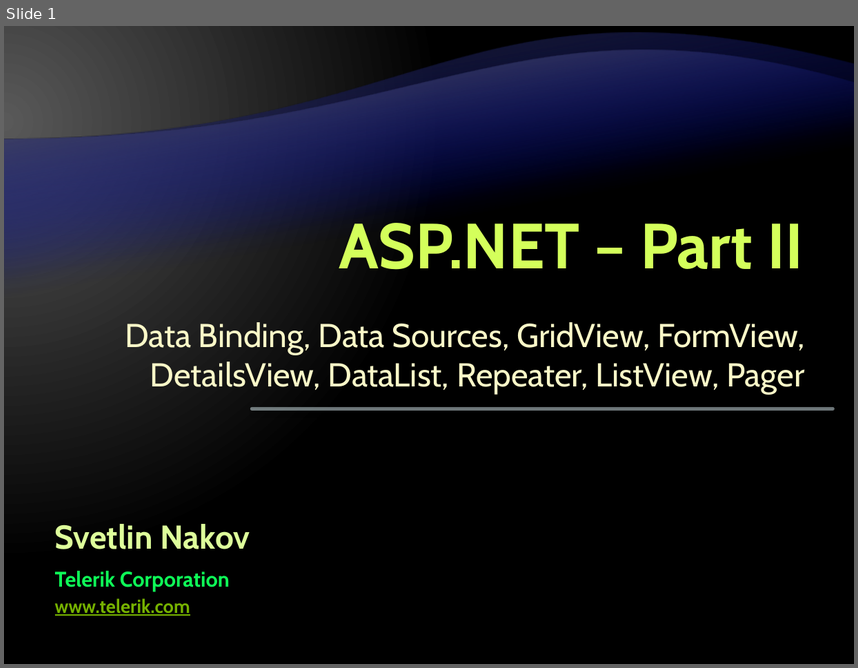
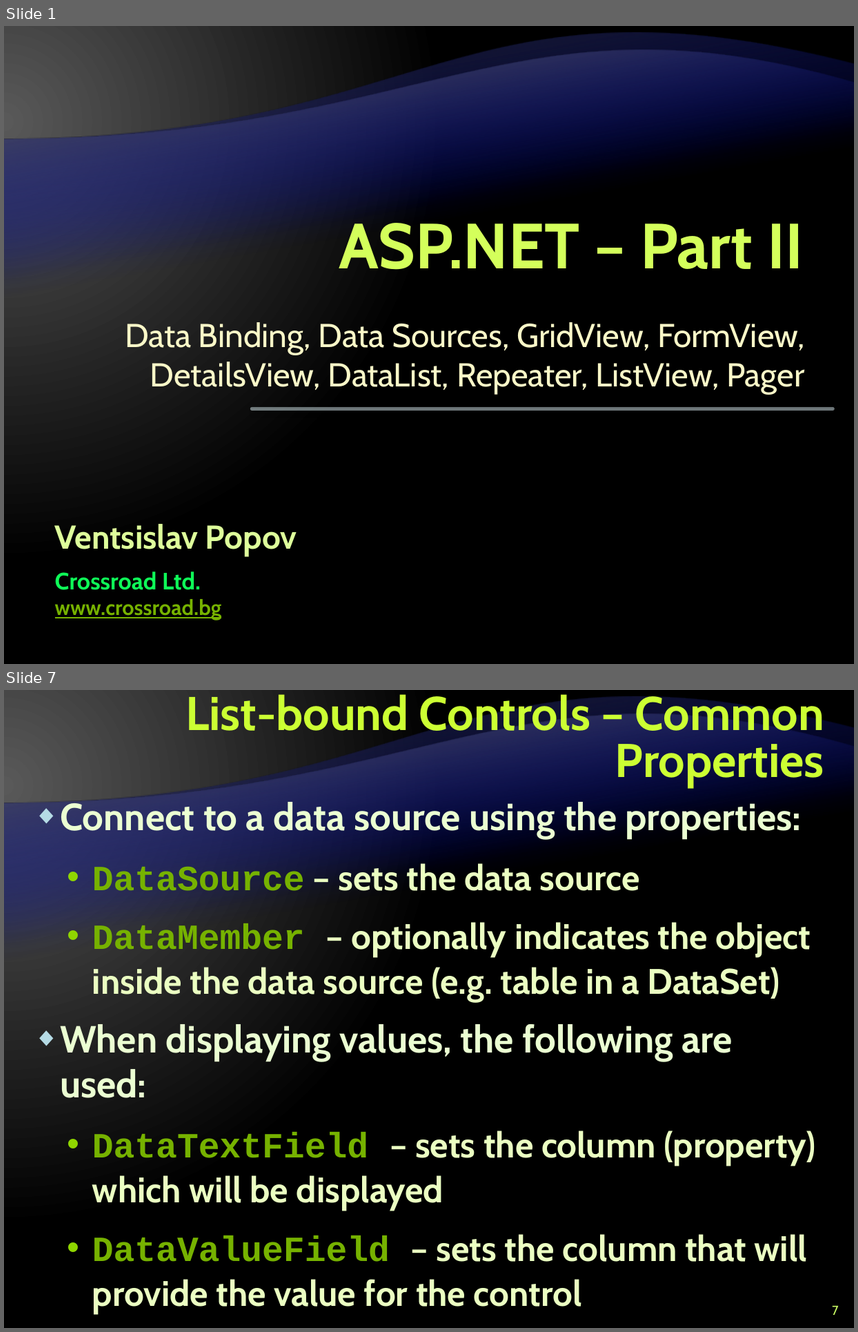
Before and after one commit to Graveheart/aspnetcourse, a slide deck: lectures/9. ASP.NET – Part II.pptx. Shown one above the other, each under a label of ours: slide 1 before the commit, slides 1 and 7 after it; the slides between them are not shown. The pictures are 858x668 and 858x1332 pixels, drawn with LibreOffice and Linux fonts; fonts in the diff are those of the drawing; background and template pictures are left out. Boxes give left, top, right and bottom in pixels: in the first picture for what was removed or moved away, otherwise in the second. Text is boxed around its words. In the diff, an @@ line names an element or a change of style, - is before the commit and + after.

```diff
--- a/lectures/9. ASP.NET – Part II.pptx
+++ b/lectures/9. ASP.NET – Part II.pptx
@@ slide 7 added at box(4, 690, 854, 1328), background gradient #595959 to #000000; not listed: 2 template elements that a slide beside it also shows @@
@@ title added at box(185, 690, 824, 788), 40 pt, text #CCFF33, bold @@
+List-bound Controls – Common Properties
@@ text added at box(60, 800, 816, 1313), 30 pt, text #EBFFC2, bold @@
+◆ Connect to a data source using the properties:
+  • DataSource – sets the data source
+  • DataMember – optionally indicates the object inside the data source (e.g. table in a DataSet)
+◆ When displaying values, the following are used:
+  • DataTextField – sets the column (property) which will be displayed
+  • DataValueField – sets the column that will provide the value for the control
@@ page number added at box(832, 1305, 838, 1314), 11 pt, text #CCFF66 @@
+7
@@ slide 1 changed as well @@
@@ text at box(55, 523, 297, 557): text changed @@
-Svetlin Nakov
+Ventsislav Popov
@@ text at box(55, 571, 201, 590): text changed; size 18 to 20 pt @@
-Telerik Corporation
+Crossroad Ltd.
@@ text at box(55, 599, 222, 619): text changed; size 16 to 18 pt @@
-www.telerik.com
+www.crossroad.bg
```
Also in this commit, not shown: 1 other slide changed, 50 other slides added.
